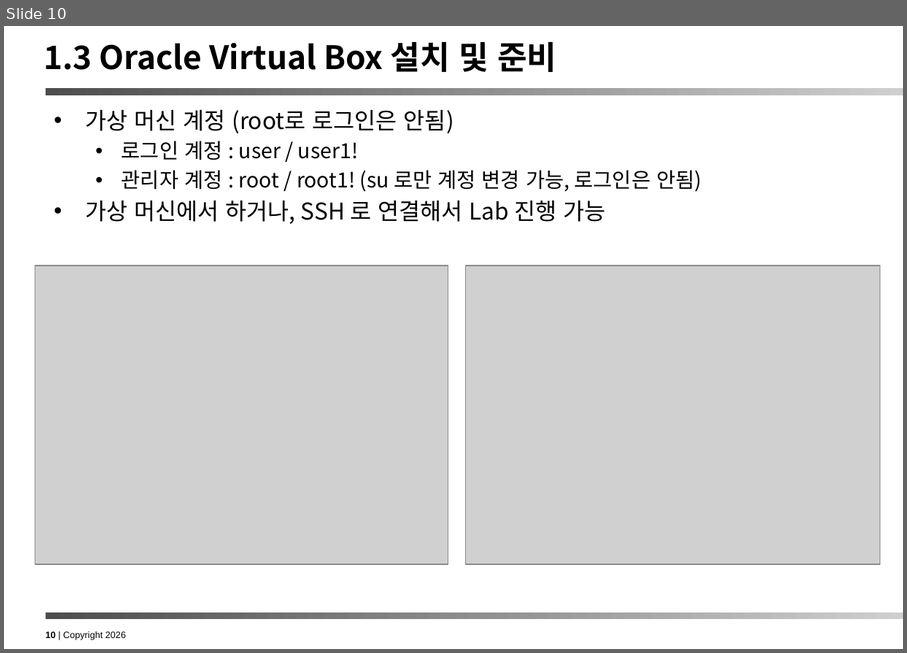
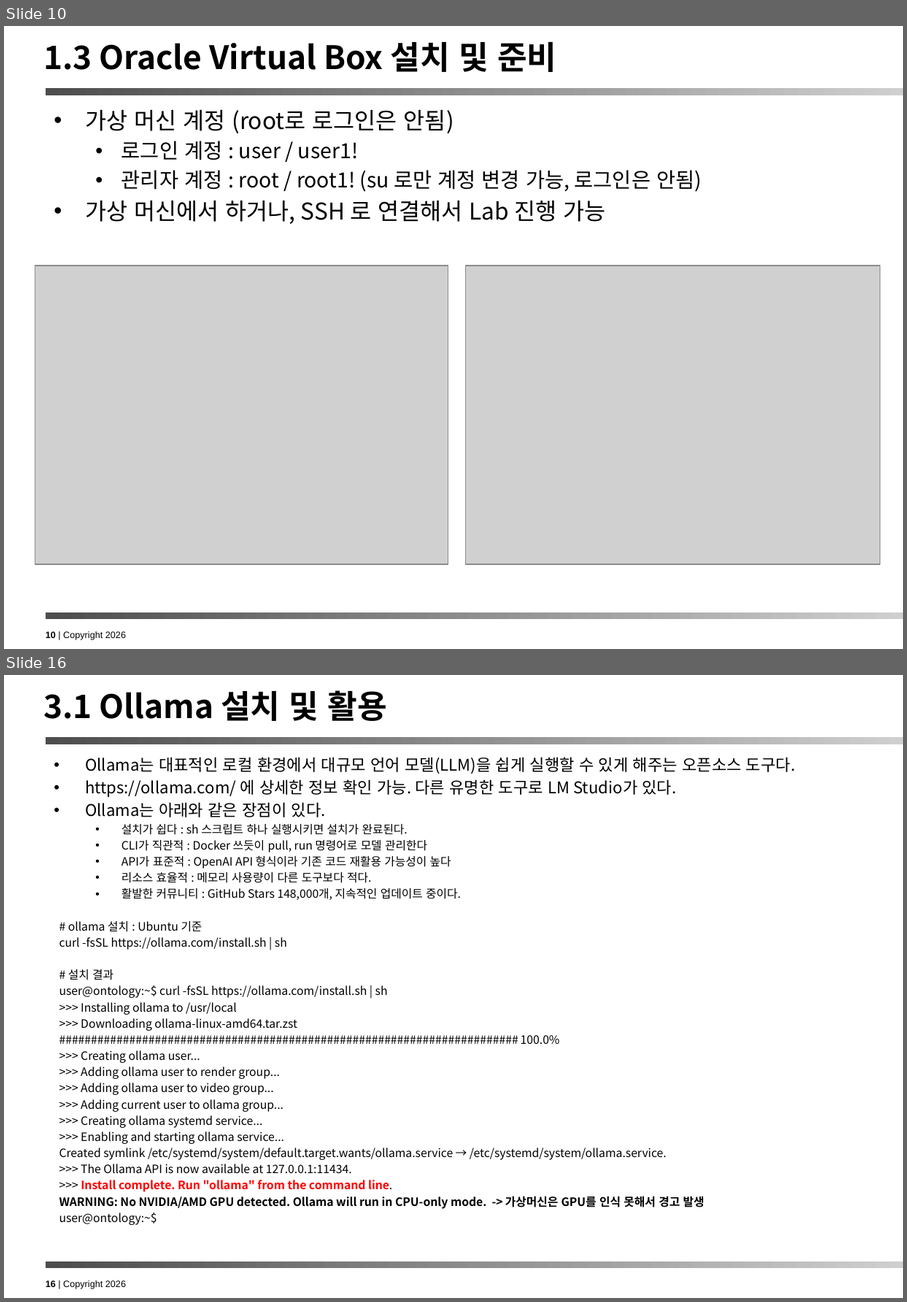
Before and after one commit to ykchang/ontology_handson, a slide deck: doc/Ontology Hands On Lab.pptx. Shown one above the other, each under a label of ours: slide 10 before the commit, slides 10 and 16 after it; the slides between them are not shown. The pictures are 907x653 and 907x1302 pixels, drawn with LibreOffice and Linux fonts; fonts in the diff are those of the drawing; grey boxes stand for pictures. Boxes give left, top, right and bottom in pixels: in the first picture for what was removed or moved away, otherwise in the second. Text is boxed around its words. In the diff, an @@ line names an element or a change of style, - is before the commit and + after.

Commit message:
2026.05.21 작업 결과 COMMIT

```diff
--- a/doc/Ontology Hands On Lab.pptx
+++ b/doc/Ontology Hands On Lab.pptx
@@ slide 16 added at bbox=[4, 675, 903, 1298], background #FFFFFF; not listed: 3 template elements that a slide beside it also shows @@
@@ title added at bbox=[43, 690, 387, 721], 28 pt, text #000000, bold @@
+3.1 Ollama 설치 및 활용
@@ text added at bbox=[59, 757, 795, 1225], 10 pt, text #000000 @@
+• Ollama는 대표적인 로컬 환경에서 대규모 언어 모델(LLM)을 쉽게 실행할 수 있게 해주는 오픈소스 도구다.
+• https://ollama.com/ 에 상세한 정보 확인 가능. 다른 유명한 도구로 LM Studio가 있다.
+• Ollama는 아래와 같은 장점이 있다.
+  • 설치가 쉽다 : sh 스크립트 하나 실행시키면 설치가 완료된다.
+  • CLI가 직관적 : Docker 쓰듯이 pull, run 명령어로 모델 관리한다
+  • API가 표준적 : OpenAI API 형식이라 기존 코드 재활용 가능성이 높다
+  • 리소스 효율적 : 메모리 사용량이 다른 도구보다 적다.
+  • 활발한 커뮤니티 : GitHub Stars 148,000개, 지속적인 업데이트 중이다.
+# ollama 설치 : Ubuntu 기준
+curl -fsSL https://ollama.com/install.sh | sh
+# 설치 결과
+user@ontology:~$ curl -fsSL https://ollama.com/install.sh | sh
+>>> Installing ollama to /usr/local
+>>> Downloading ollama-linux-amd64.tar.zst
+######################################################################## 100.0%
+>>> Creating ollama user...
+>>> Adding ollama user to render group...
+>>> Adding ollama user to video group...
+>>> Adding current user to ollama group...
+>>> Creating ollama systemd service...
+>>> Enabling and starting ollama service...
+Created symlink /etc/systemd/system/default.target.wants/ollama.service → /etc/systemd/system/ollama.service.
+>>> The Ollama API is now available at 127.0.0.1:11434.
+>>> Install complete. Run "ollama" from the command line.
+WARNING: No NVIDIA/AMD GPU detected. Ollama will run in CPU-only mode. -> 가상머신은 GPU를 인식 못해서 경고 발생
+user@ontology:~$
```
Also in this commit, not shown: 3 slides changed, 26 other slides added, 7 slides removed, 5 other files.
